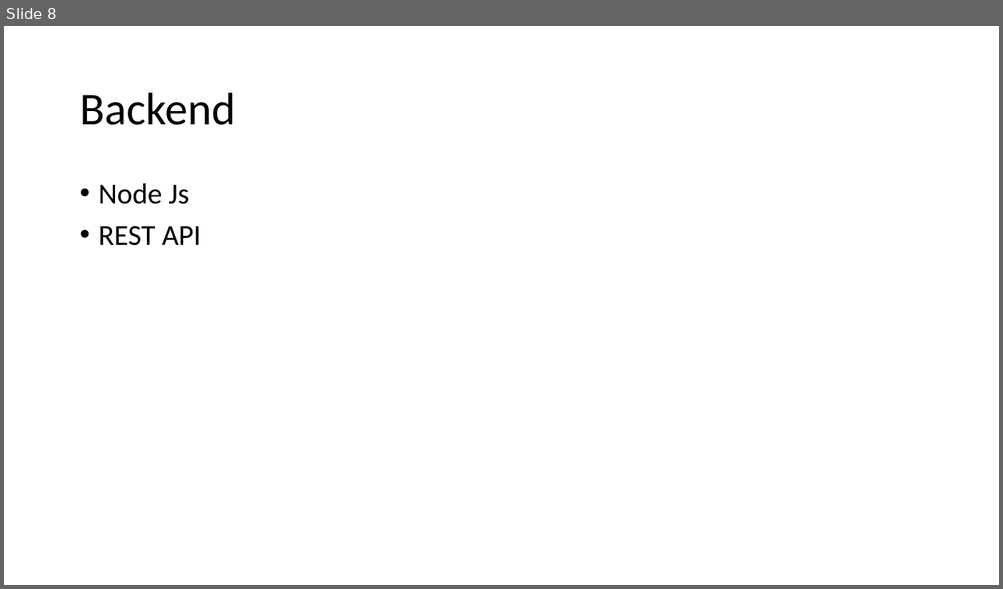
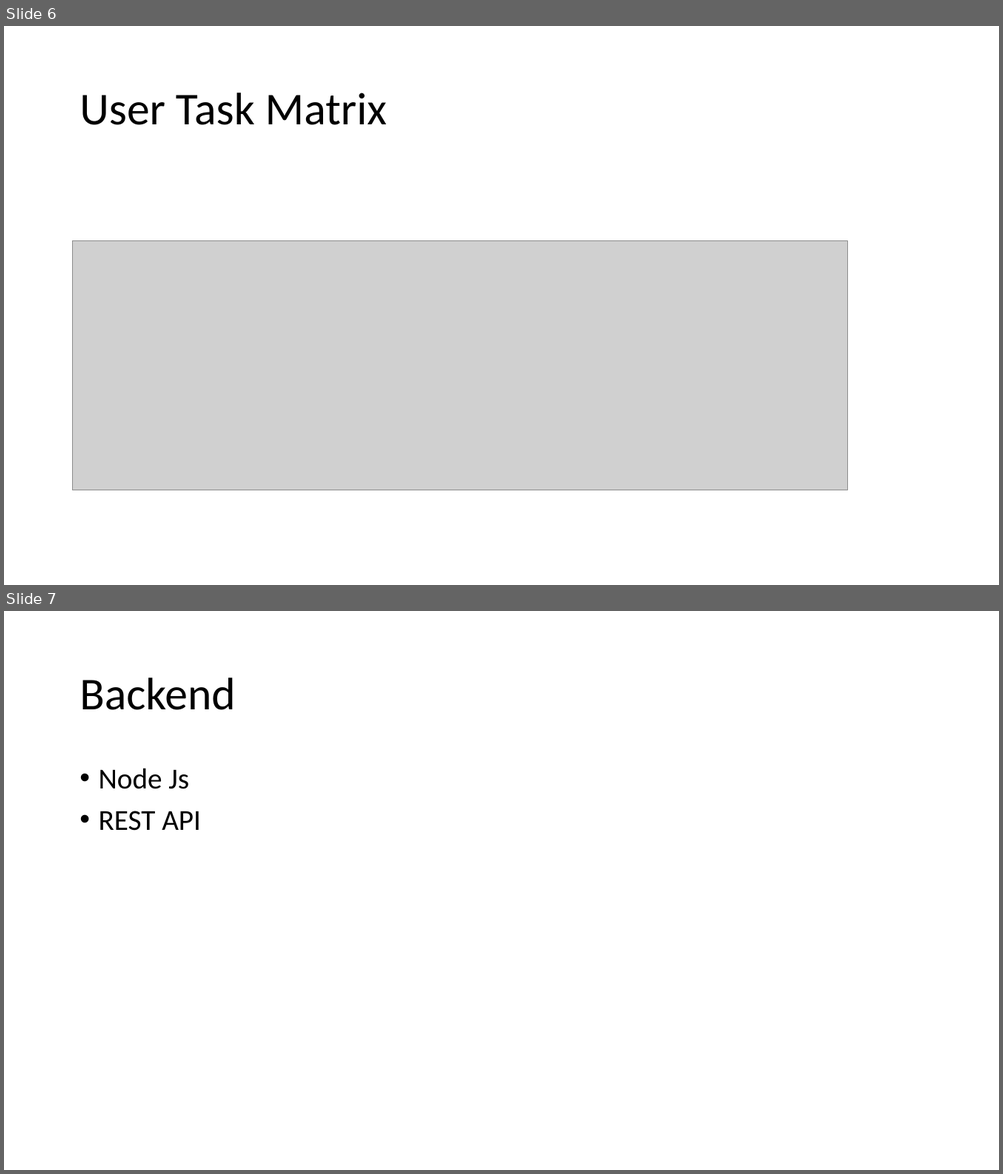
Before and after one commit to FrancoRivera/Crescendo, a slide deck: Documentacion/presetnacion.pptx. Shown one above the other, each under a label of ours: slide 8 before the commit, slides 6 and 7 after it. The pictures are 1003x589 and 1003x1174 pixels, drawn with LibreOffice and Linux fonts; fonts in the diff are those of the drawing; grey boxes stand for pictures. Boxes give left, top, right and bottom in pixels: in the first picture for what was removed or moved away, otherwise in the second. Text is boxed around its words. In the diff, an @@ line names an element or a change of style, - is before the commit and + after.

```diff
--- a/Documentacion/presetnacion.pptx
+++ b/Documentacion/presetnacion.pptx
@@ slide 6 added at (4,26,999,585), background #FFFFFF @@
@@ title added at (79,93,387,125), 44 pt, text #000000 @@
+User Task Matrix
@@ picture added at (73,241,848,491) @@
@@ what was slide 8 is now slide 7 @@
```
Also in this commit, not shown: 2 slides removed, 3 other files.
